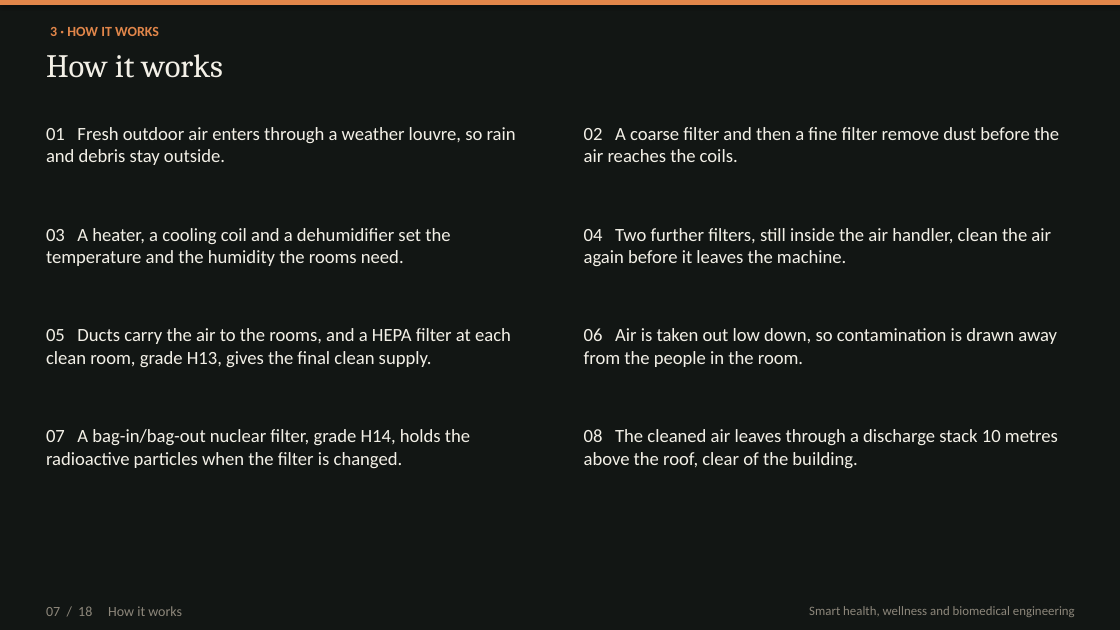
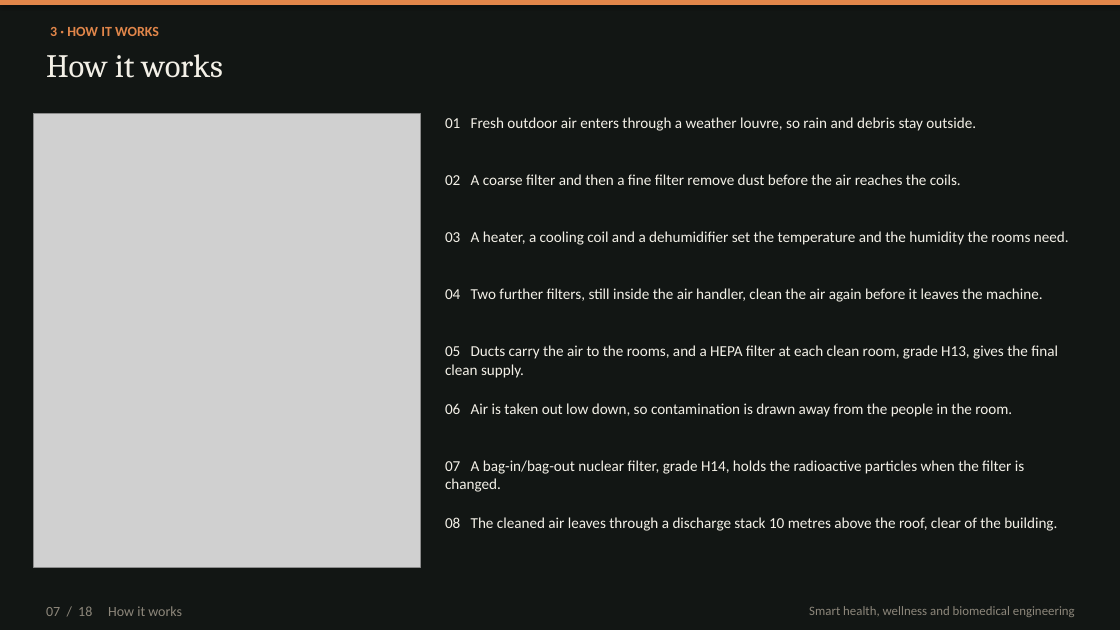
Before and after one commit to kakaijacob/Special-Operations-Schema, a slide deck: slide 7 of iek-talks/IEK_Cyclotron_HVAC_18_slides.pptx. Drawn at 1120x630 pixels with LibreOffice and Linux fonts; fonts in the diff are those of the drawing; grey boxes stand for pictures. Boxes give left, top, right and bottom in pixels: in the first picture for what was removed or moved away, otherwise in the second. Text is boxed around its words. In the diff, an @@ line names an element or a change of style, - is before the commit and + after.

```diff
--- a/iek-talks/IEK_Cyclotron_HVAC_18_slides.pptx
+++ b/iek-talks/IEK_Cyclotron_HVAC_18_slides.pptx
@@ picture added at (34, 113, 420, 567) @@
@@ size 16 to 13 pt in 8 elements at (445, 174, 961, 185), (445, 288, 1042, 302), (445, 403, 1012, 417), (445, 517, 1057, 531), (445, 231, 1069, 245), (445, 345, 1058, 378), (445, 460, 1024, 492), (445, 117, 976, 131) @@
@@ text "01 Fresh outdoor air enters ...": place and size @@
-text "01 Fresh outdoor air enters ..." at (46, 127, 516, 165)
+text "01 Fresh outdoor air enters ..." at (445, 117, 976, 131)
@@ text "02 A coarse filter and ...": place and size @@
-text "02 A coarse filter and ..." at (584, 127, 1059, 162)
+text "02 A coarse filter and ..." at (445, 174, 961, 185)
@@ text "03 A heater, a cooling ...": place and size @@
-text "03 A heater, a cooling ..." at (46, 228, 450, 266)
+text "03 A heater, a cooling ..." at (445, 231, 1069, 245)
@@ text "04 Two further filters, still ...": place and size @@
-text "04 Two further filters, still ..." at (584, 228, 1051, 266)
+text "04 Two further filters, still ..." at (445, 288, 1042, 302)
@@ text "05 Ducts carry the air ...": place and size @@
-text "05 Ducts carry the air ..." at (46, 328, 511, 367)
+text "05 Ducts carry the air ..." at (445, 345, 1058, 378)
@@ text "06 Air is taken out ...": place and size @@
-text "06 Air is taken out ..." at (584, 328, 1057, 367)
+text "06 Air is taken out ..." at (445, 403, 1012, 417)
@@ text "07 A bag-in/bag-out nuclear filter, ...": place and size @@
-text "07 A bag-in/bag-out nuclear filter, ..." at (46, 429, 470, 468)
+text "07 A bag-in/bag-out nuclear filter, ..." at (445, 460, 1024, 492)
@@ text "08 The cleaned air leaves ...": place and size @@
-text "08 The cleaned air leaves ..." at (584, 429, 1058, 468)
+text "08 The cleaned air leaves ..." at (445, 517, 1057, 531)
```
Also in this commit, not shown: 4 other slides changed, 1 other file.
